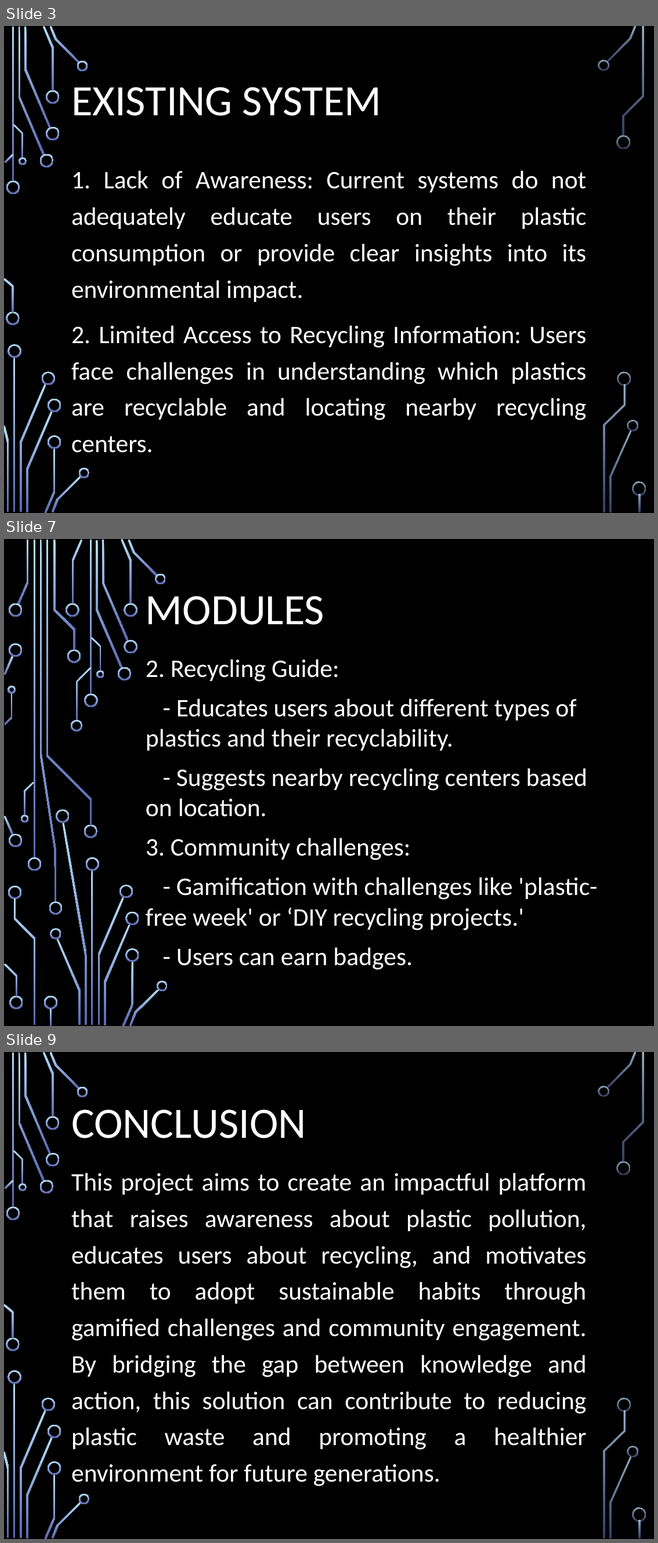
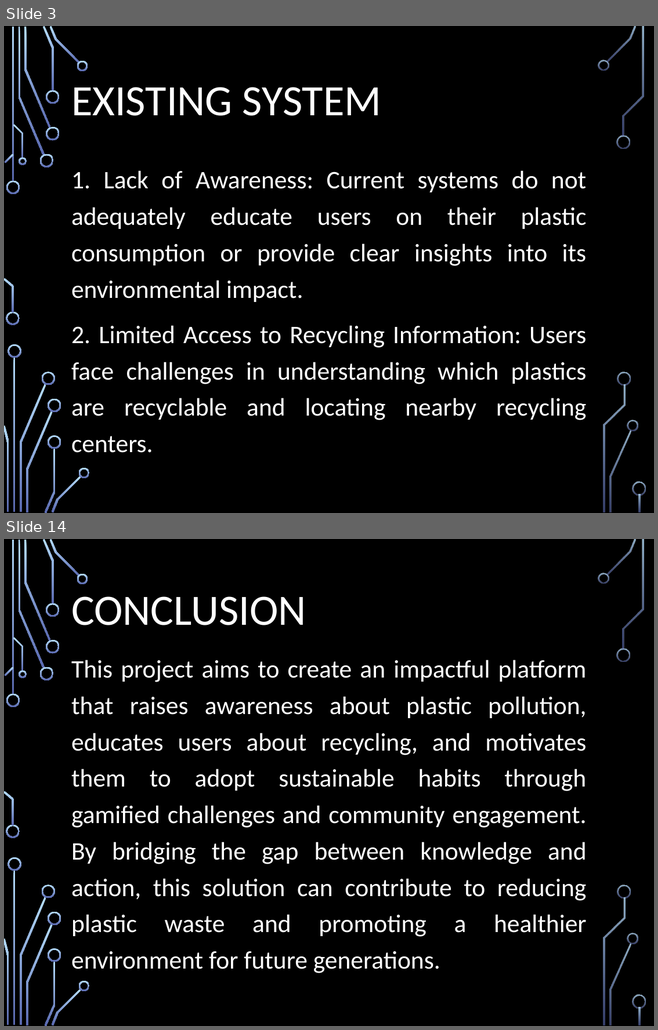
Before and after one commit to nimmyroz06/Main_project, a slide deck: Plastic_Waste_Calculator_Review.pptx. Shown one above the other, each under a label of ours: slides 3, 7 and 9 before the commit, slides 3 and 14 after it; the slides between them are not shown. The pictures are 658x1543 and 658x1030 pixels, drawn with LibreOffice and Linux fonts; fonts in the diff are those of the drawing; background and template pictures are left out. Boxes give left, top, right and bottom in pixels: in the first picture for what was removed or moved away, otherwise in the second. Text is boxed around its words. In the diff, an @@ line names an element or a change of style, - is before the commit and + after.

```diff
--- a/Plastic_Waste_Calculator_Review.pptx
+++ b/Plastic_Waste_Calculator_Review.pptx
@@ slide 7 removed at (4, 539, 654, 1026), background picture (left out) @@
@@ title removed at (146, 596, 324, 625) @@
-MODULES
@@ subtitle removed at (146, 659, 597, 970) @@
-2. Recycling Guide:
-- Educates users about different types of plastics and their recyclability.
-- Suggests nearby recycling centers based on location.
-3. Community challenges:
-- Gamification with challenges like 'plastic-free week' or ‘DIY recycling projects.'
-- Users can earn badges.
@@ group removed at (4, 539, 168, 1026): 50 freeform shapes, 4 rectangles @@
@@ what was slide 9 is now slide 14 @@
```
Also in this commit, not shown: 4 slides changed, 6 slides added, 29 other files.
